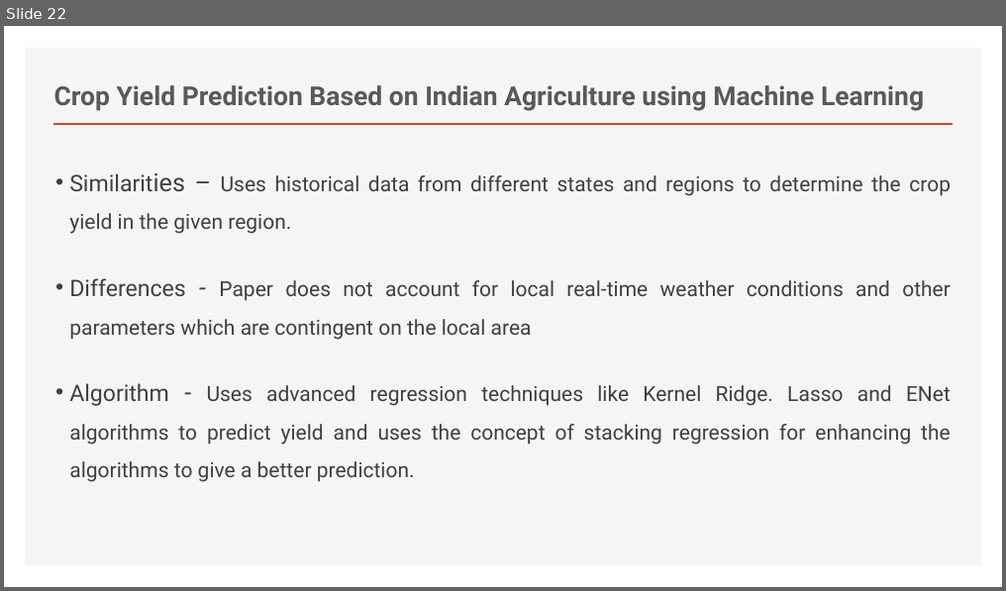
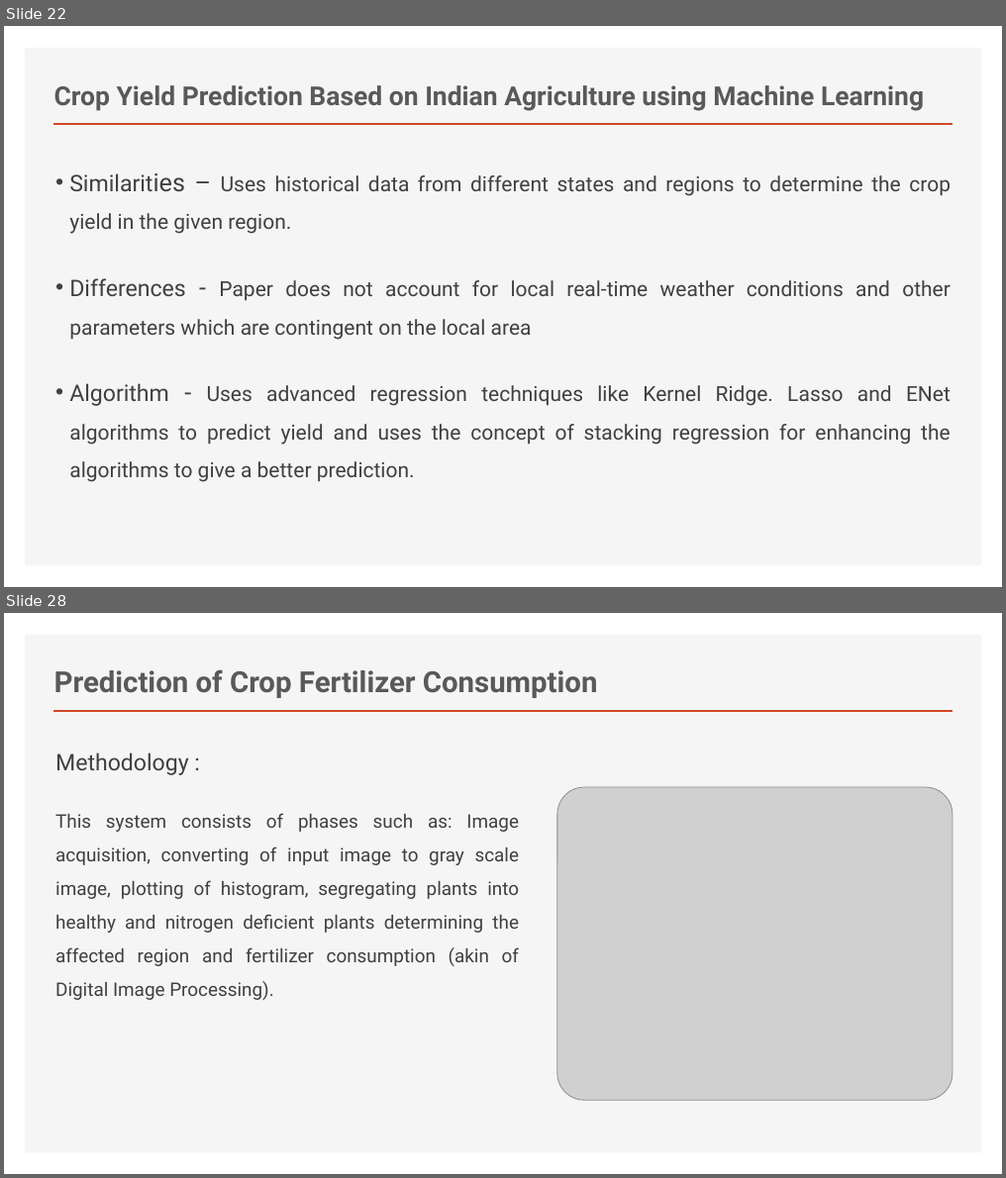
Before and after one commit to Gekko12/Eco-fertilization, a slide deck: LR.pptx. Shown one above the other, each under a label of ours: slide 22 before the commit, slides 22 and 28 after it; the slides between them are not shown. The pictures are 1006x591 and 1006x1178 pixels, drawn with LibreOffice and Linux fonts; fonts in the diff are those of the drawing; grey boxes stand for pictures. Boxes give left, top, right and bottom in pixels: in the first picture for what was removed or moved away, otherwise in the second. Text is boxed around its words. In the diff, an @@ line names an element or a change of style, - is before the commit and + after.

```diff
--- a/LR.pptx
+++ b/LR.pptx
@@ slide 28 added at [4, 613, 1002, 1174], background #FFFFFF; not listed: 2 template elements that a slide beside it also shows @@
@@ title added at [54, 669, 598, 698], 28 pt, text #595959, bold @@
+Prediction of Crop Fertilizer Consumption
@@ text added at [55, 753, 520, 1000], 18 pt, text #404040 @@
+Methodology :
+This system consists of phases such as: Image acquisition, converting of input image to gray scale image, plotting of histogram, segregating plants into healthy and nitrogen deficient plants determining the affected region and fertilizer consumption (akin of Digital Image Processing).
@@ picture added at [557, 787, 952, 1100] @@
```
Also in this commit, not shown: 1 slide changed, 5 other slides added, 4 other files.
